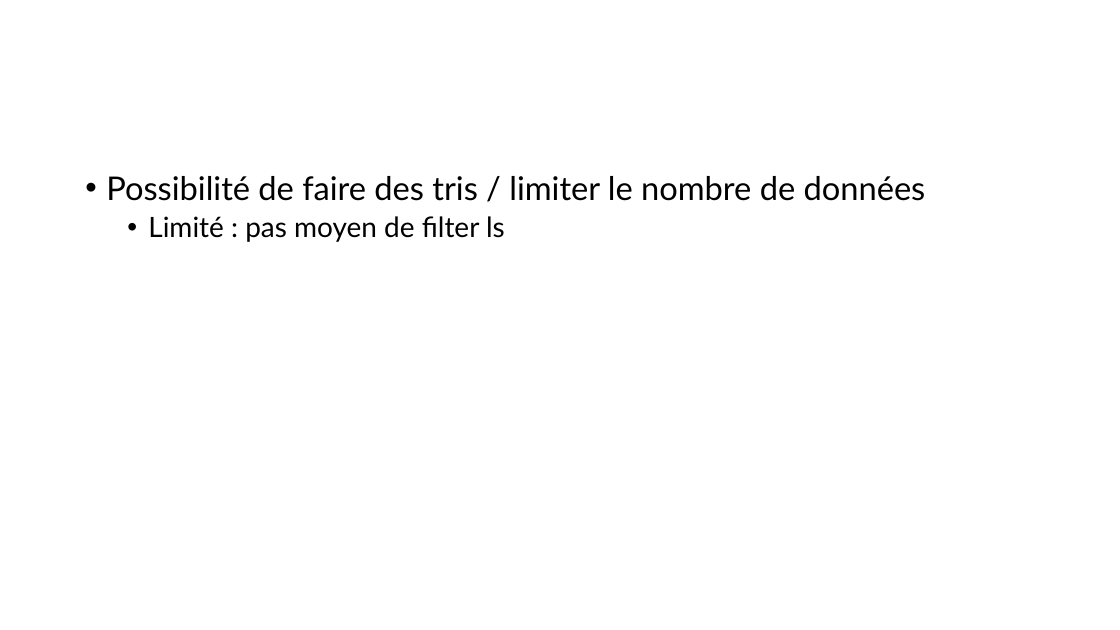
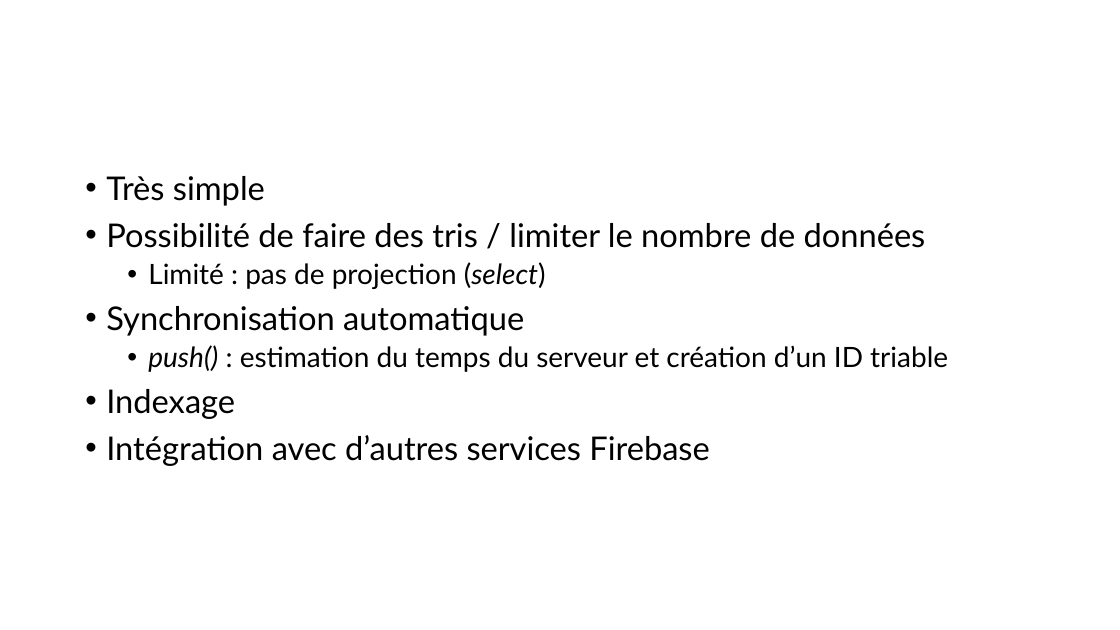
Before and after one commit to bchollet/DMA-LABOS, a slide deck: slide 2 of 5_Project/Présentation.pptx (slide 4 before the commit). Drawn at 1120x630 pixels with LibreOffice and Linux fonts; fonts in the diff are those of the drawing. Boxes give left, top, right and bottom in pixels: in the first picture for what was removed or moved away, otherwise in the second. Text is boxed around its words. In the diff, an @@ line names an element or a change of style, - is before the commit and + after.

```diff
--- a/5_Project/Présentation.pptx
+++ b/5_Project/Présentation.pptx
@@ text at [106, 176, 265, 206]: paragraph added @@
+• Très simple
@@ text at [106, 262, 948, 466]: text changed @@
-  • Limité : pas moyen de filter ls
+  • Limité : pas de projection (select)
+• Synchronisation automatique
+  • push() : estimation du temps du serveur et création d’un ID triable
+• Indexage
+• Intégration avec d’autres services Firebase
```
Also in this commit, not shown: 1 other slide changed, 2 slides removed, 5 other files.
